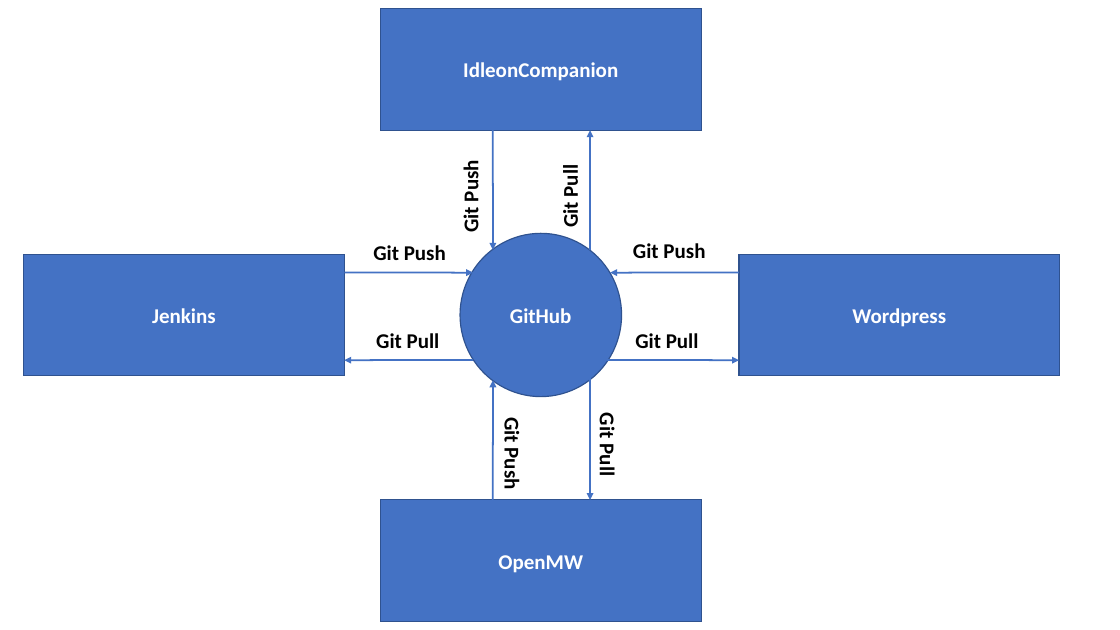
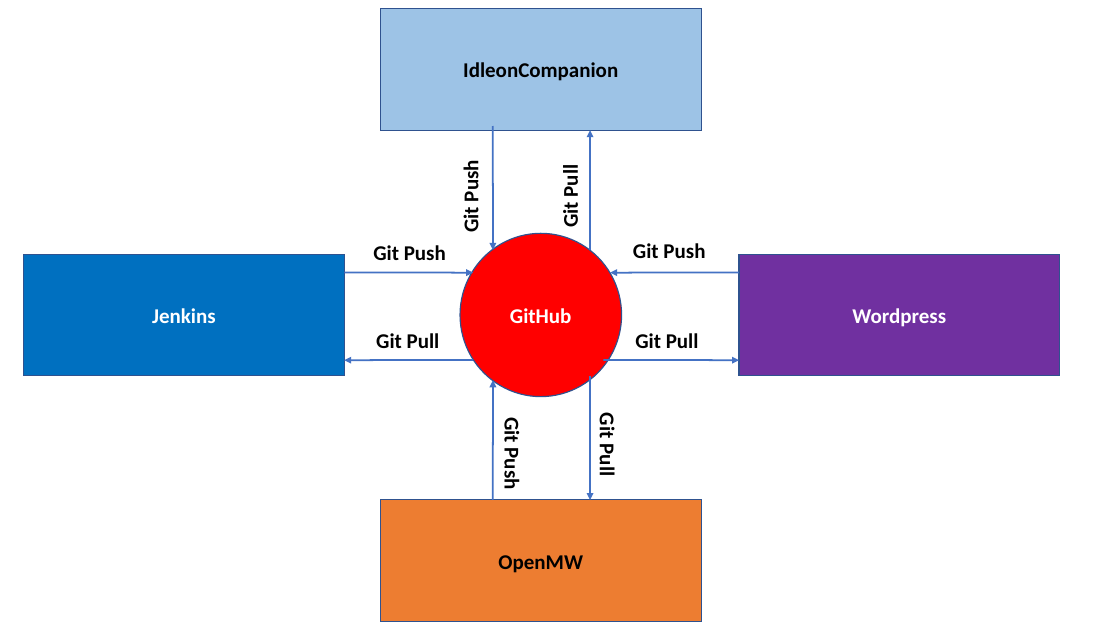
Before and after one commit to AnupJacob/Dissertation-Artefacts, a slide deck: slide 1 of GitHub Workflow.ppt. Drawn at 1120x630 pixels with LibreOffice and Linux fonts; fonts in the diff are those of the drawing. Boxes give left, top, right and bottom in pixels: in the first picture for what was removed or moved away, otherwise in the second. Text is boxed around its words. In the diff, an @@ line names an element or a change of style, - is before the commit and + after.

Commit message:
Changed the monotonous colour in the diagram

```diff
--- a/GitHub Workflow.ppt
+++ b/GitHub Workflow.ppt
@@ rectangle "IdleonCompanion" at (x1=380, y1=8, x2=701, y2=130): text colour #FFFFFF to #000000; fill #4472C4 to #9DC3E6 @@
@@ ellipse "GitHub" at (x1=460, y1=233, x2=621, y2=396): fill #4472C4 to #FF0000 @@
@@ rectangle "Jenkins" at (x1=24, y1=254, x2=344, y2=376): fill #4472C4 to #0070C0 @@
@@ rectangle "Wordpress" at (x1=739, y1=254, x2=1060, y2=376): fill #4472C4 to #7030A0 @@
@@ rectangle "OpenMW" at (x1=380, y1=500, x2=701, y2=621): text colour #FFFFFF to #000000; fill #4472C4 to #ED7D31 @@
```
